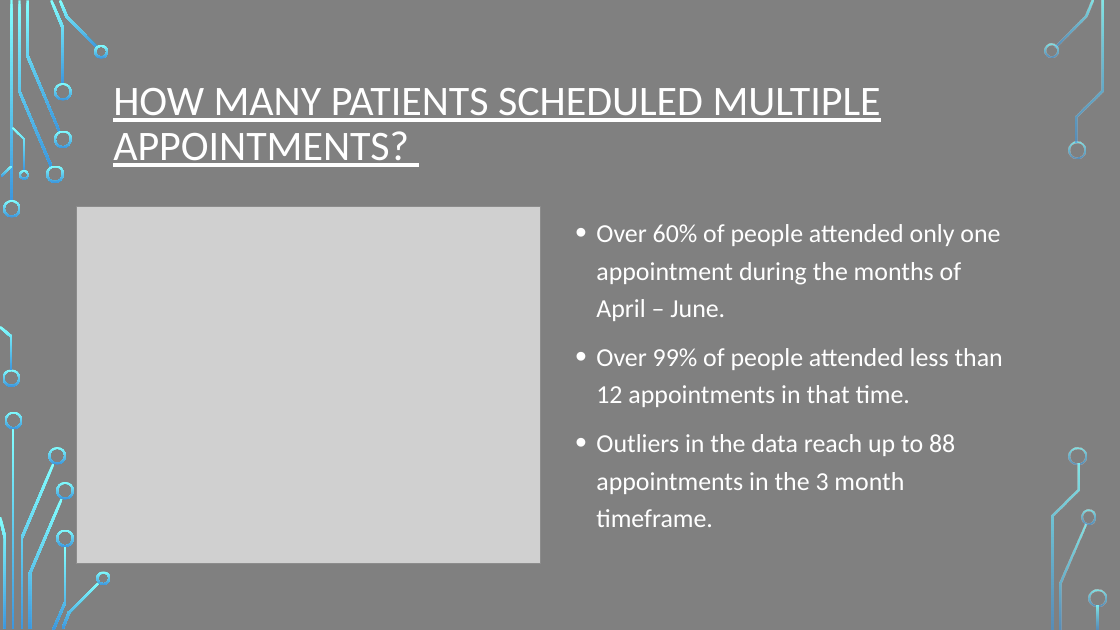
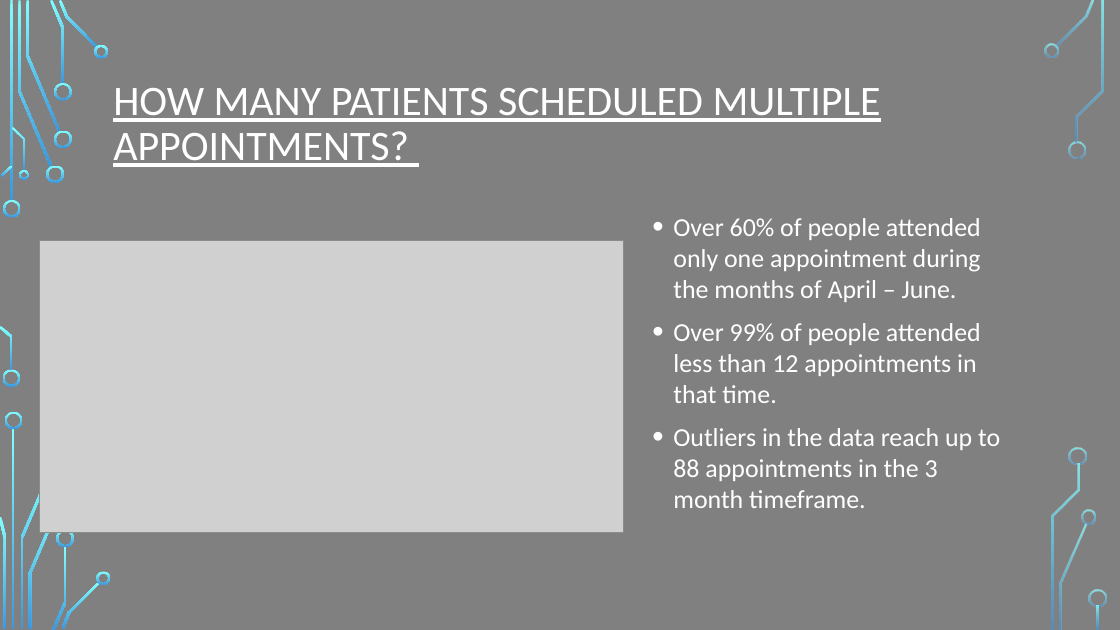
Before and after one commit to Omeagon/Project1, a slide deck: slide 17 of Project 1.pptx. Drawn at 1120x630 pixels with LibreOffice and Linux fonts; fonts in the diff are those of the drawing; grey boxes stand for pictures; background and template pictures are left out. Boxes give left, top, right and bottom in pixels: in the first picture for what was removed or moved away, otherwise in the second. Text is boxed around its words. In the diff, an @@ line names an element or a change of style, - is before the commit and + after.

```diff
--- a/Project 1.pptx
+++ b/Project 1.pptx
@@ text "Over 60% of people attended ...": place and size @@
-text "Over 60% of people attended ..." at <box>596,224,1003,527</box>
+text "Over 60% of people attended ..." at <box>673,218,1000,508</box>
@@ text "Over 60% of people attended ..." at <box>673,218,1000,508</box>: line spacing 1.2 to 1 @@
@@ picture: place and size @@
-picture at <box>76,207,541,564</box>
+picture at <box>39,240,623,532</box>
@@ freeform shape removed at <box>49,447,66,465</box> @@
@@ freeform shape removed at <box>56,482,74,500</box> @@
```
Also in this commit, not shown: 3 other slides changed, 8 other files.
